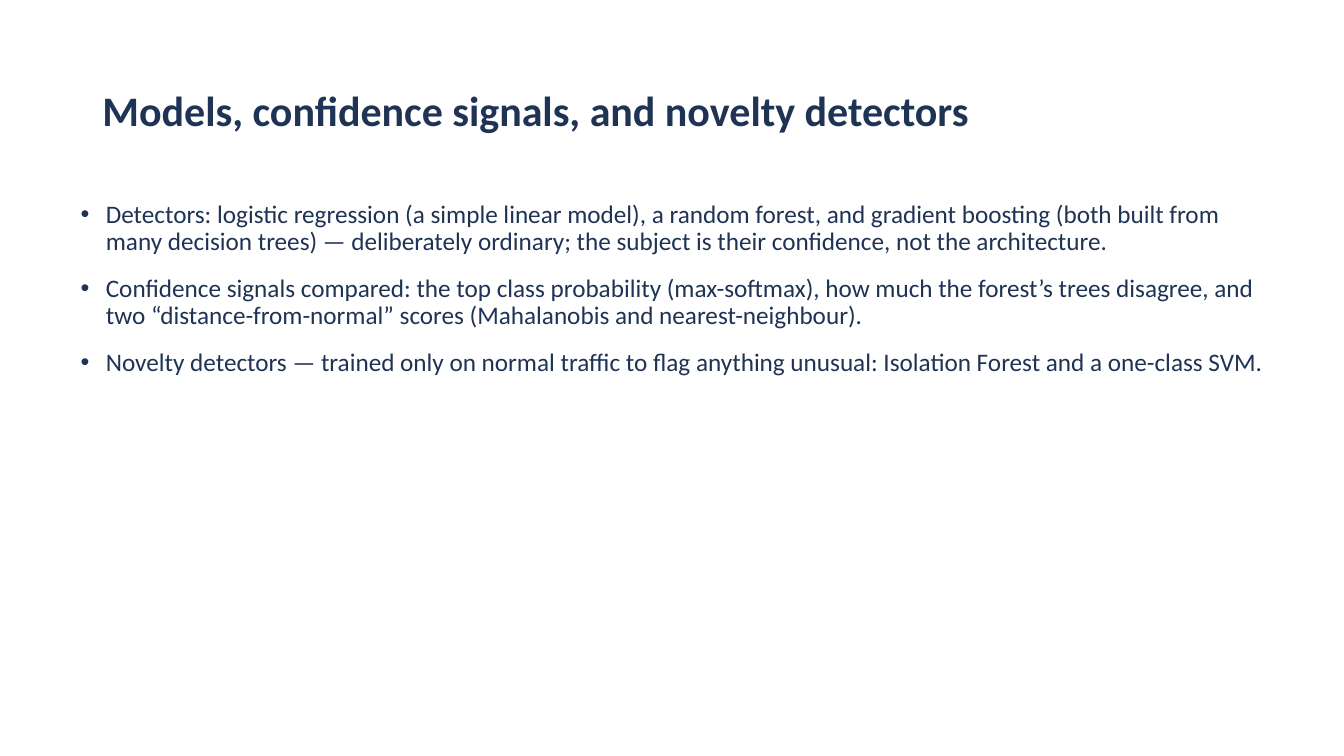
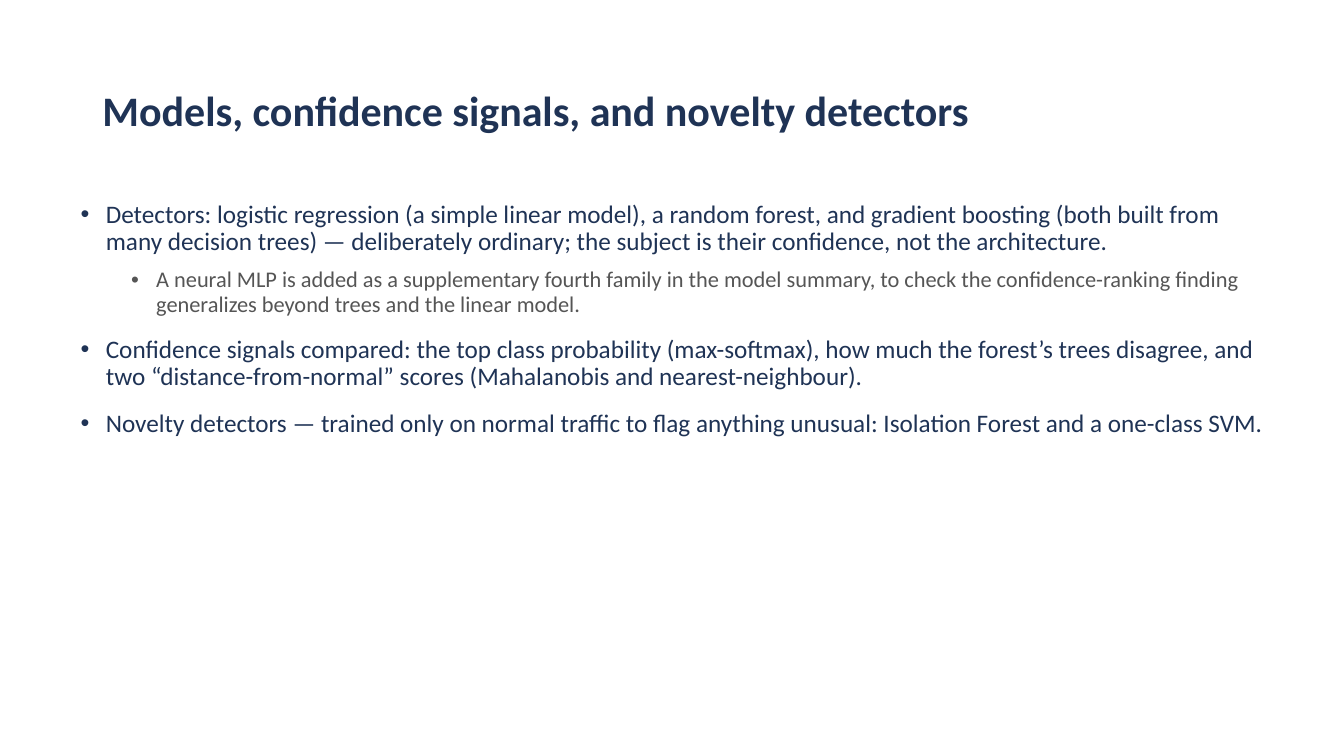
Before and after one commit to aiparallel0/chaoscrypt, a slide deck: slide 5 of papers/paper2-ids-selective/presentation.pptx. Drawn at 1344x756 pixels with LibreOffice and Linux fonts; fonts in the diff are those of the drawing; background and template pictures are left out. Boxes give left, top, right and bottom in pixels: in the first picture for what was removed or moved away, otherwise in the second. Text is boxed around its words. In the diff, an @@ line names an element or a change of style, - is before the commit and + after.

```diff
--- a/papers/paper2-ids-selective/presentation.pptx
+++ b/papers/paper2-ids-selective/presentation.pptx
@@ text at (156, 271, 1238, 316): paragraph added @@
+  • A neural MLP is added as a supplementary fourth family in the model summary, to check the confidence-ranking finding generalizes beyond trees and the linear model.
```
Also in this commit, not shown: 1 other slide changed, 1 slide added, 2 other files.
